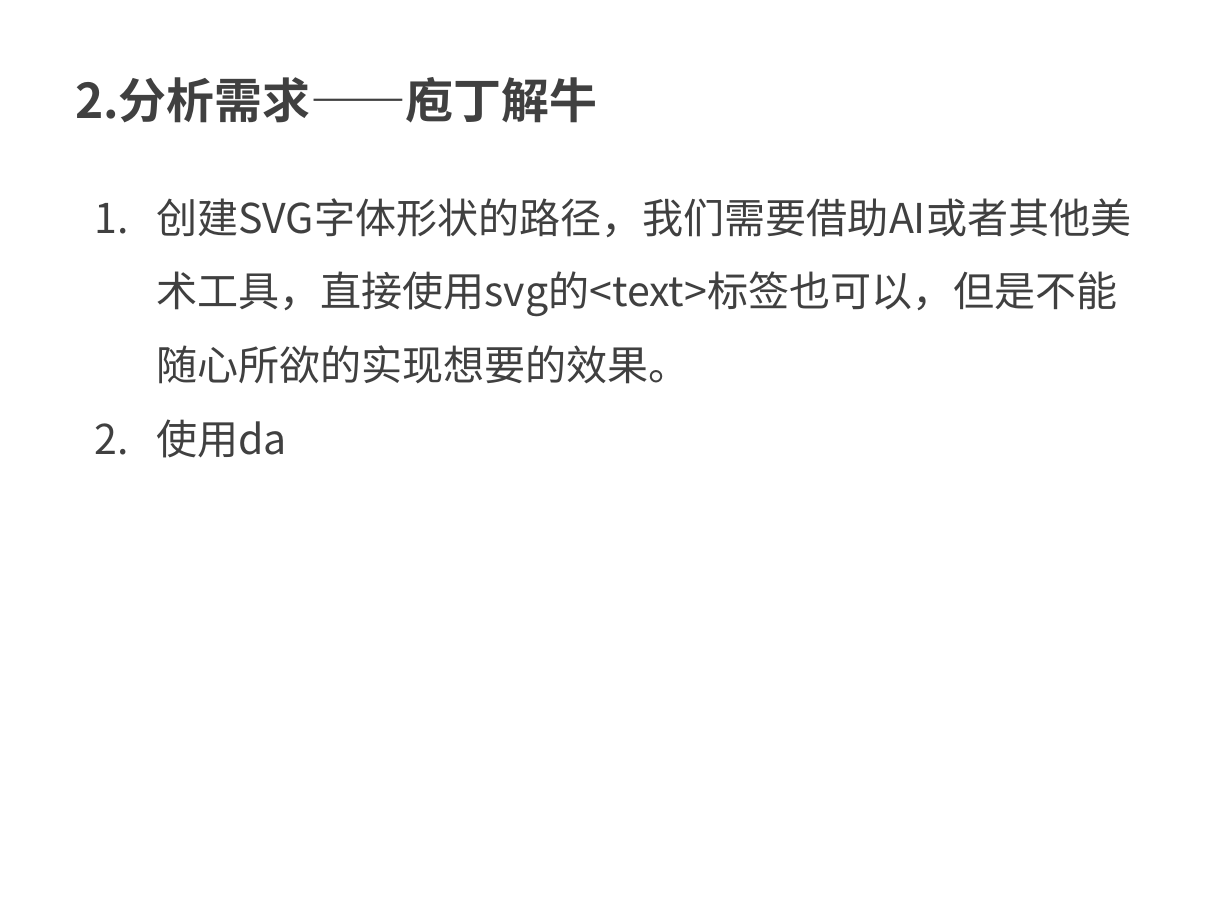
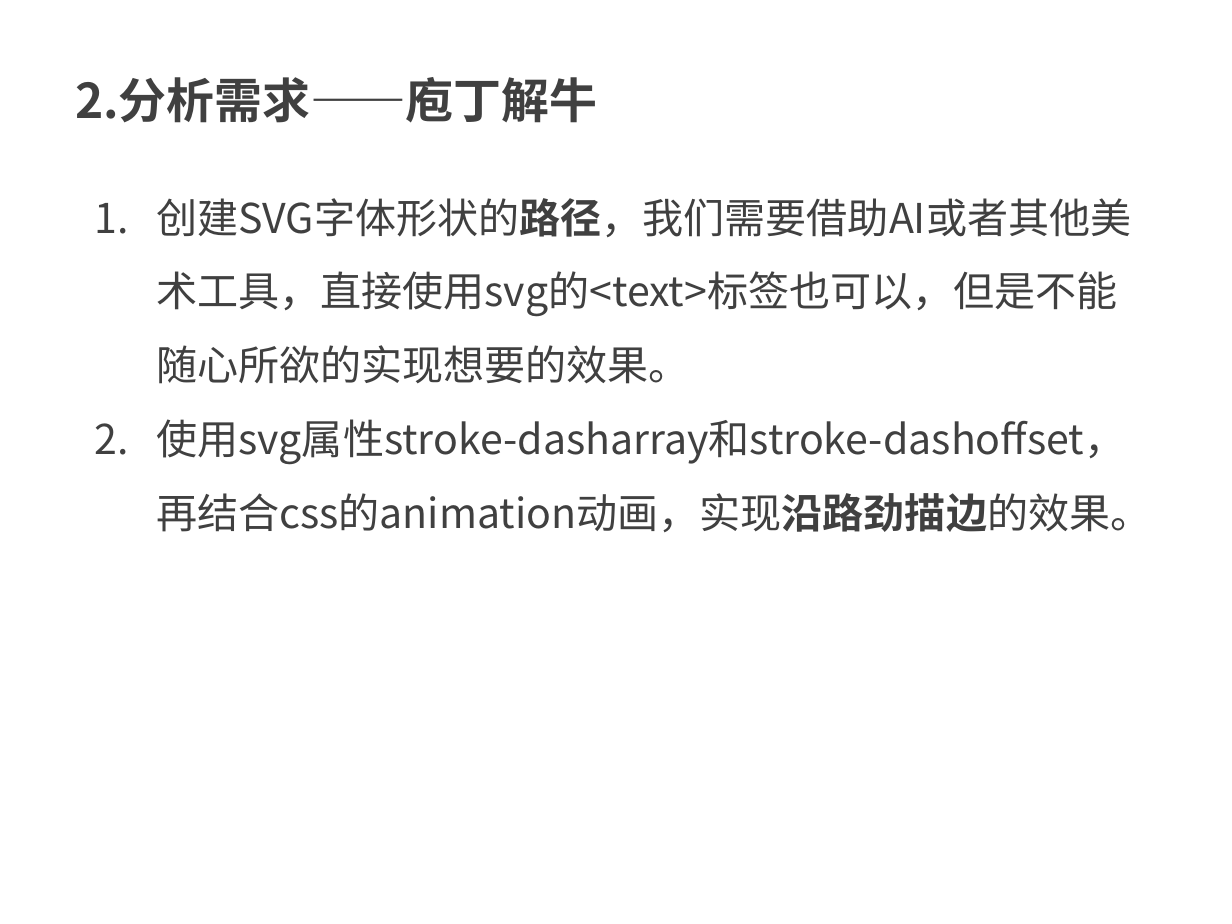
Before and after one commit to kong66/webAni, a slide deck: slide 3 of 9-svg-path-ani/svg-stroke-ani.pptx (slide 4 before the commit). Drawn at 1232x924 pixels with LibreOffice and Linux fonts; fonts in the diff are those of the drawing. Boxes give left, top, right and bottom in pixels: in the first picture for what was removed or moved away, otherwise in the second. Text is boxed around its words. In the diff, an @@ line names an element or a change of style, - is before the commit and + after.

```diff
--- a/9-svg-path-ani/svg-stroke-ani.pptx
+++ b/9-svg-path-ani/svg-stroke-ani.pptx
@@ text at box(156, 198, 1131, 384): bold on in "创建SVG字体形状的路径，我们需要借助AI或者其他美术工具，直接使用svg的<text>标签也可以，但是不能随心所欲的实 ..." @@
@@ text at box(156, 419, 1151, 532): text changed @@
-2. 使用da
+2. 使用svg属性stroke-dasharray和stroke-dashoffset，再结合css的animation动画，实现沿路劲描边的效果。
```
Also in this commit, not shown: 2 other slides changed, 9 slides added, 20 slides removed, 5 other files.
